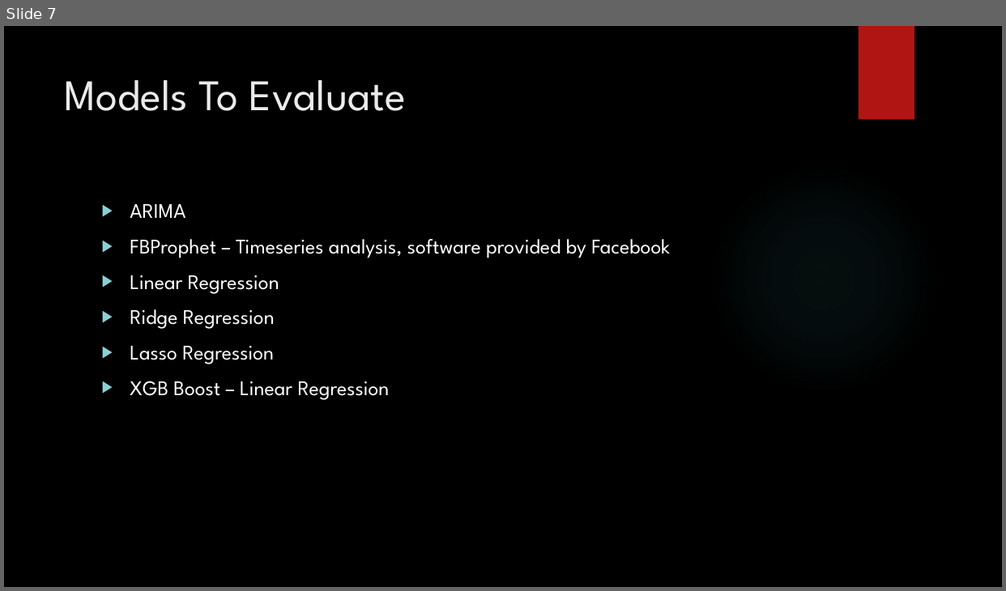
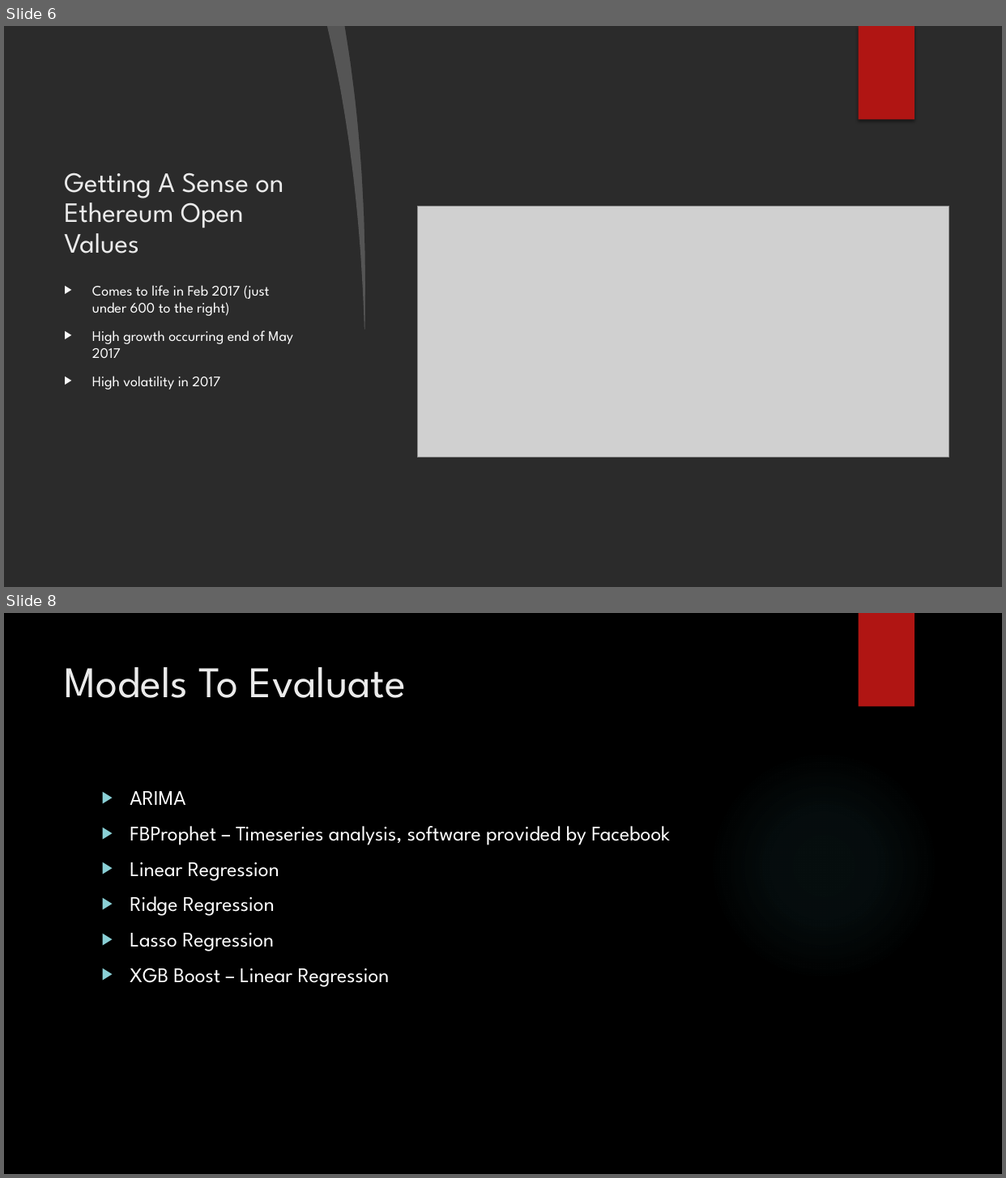
Before and after one commit to DSNeville/Practicum, a slide deck: Predicting Ethereum.pptx. Shown one above the other, each under a label of ours: slide 7 before the commit, slides 6 and 8 after it; the slides between them are not shown. The pictures are 1006x591 and 1006x1178 pixels, drawn with LibreOffice and Linux fonts; fonts in the diff are those of the drawing; grey boxes stand for pictures; background and template pictures are left out; a plain dark background stands for a picture behind light text. Boxes give left, top, right and bottom in pixels: in the first picture for what was removed or moved away, otherwise in the second. Text is boxed around its words. In the diff, an @@ line names an element or a change of style, - is before the commit and + after.

```diff
--- a/Predicting Ethereum.pptx
+++ b/Predicting Ethereum.pptx
@@ slide 6 added at bbox=[4, 26, 1002, 587], background picture (left out) @@
@@ freeform shape added at bbox=[327, 26, 373, 330], fill #FFFFFF at 20% opacity @@
@@ freeform shape added at bbox=[345, 26, 1002, 587], fill #FFFFFF @@
@@ rectangle added at bbox=[859, 26, 914, 120], fill #B01513 @@
@@ ellipse added at bbox=[709, 163, 939, 394], fill gradient #F3F3F3 @@
@@ title added at bbox=[64, 173, 284, 254], 27 pt, text #EBEBEB @@
+Getting A Sense on Ethereum Open Values
@@ picture added at bbox=[417, 207, 948, 458] @@
@@ text added at bbox=[92, 285, 293, 390], 14 pt, text #FFFFFF @@
+▶ Comes to life in Feb 2017 (just under 600 to the right)
+▶ High growth occurring end of May 2017
+▶ High volatility in 2017
@@ what was slide 7 is now slide 8 @@
```
Also in this commit, not shown: 4 slides changed, 9 other slides added, 3 slides removed, 4 other files.
